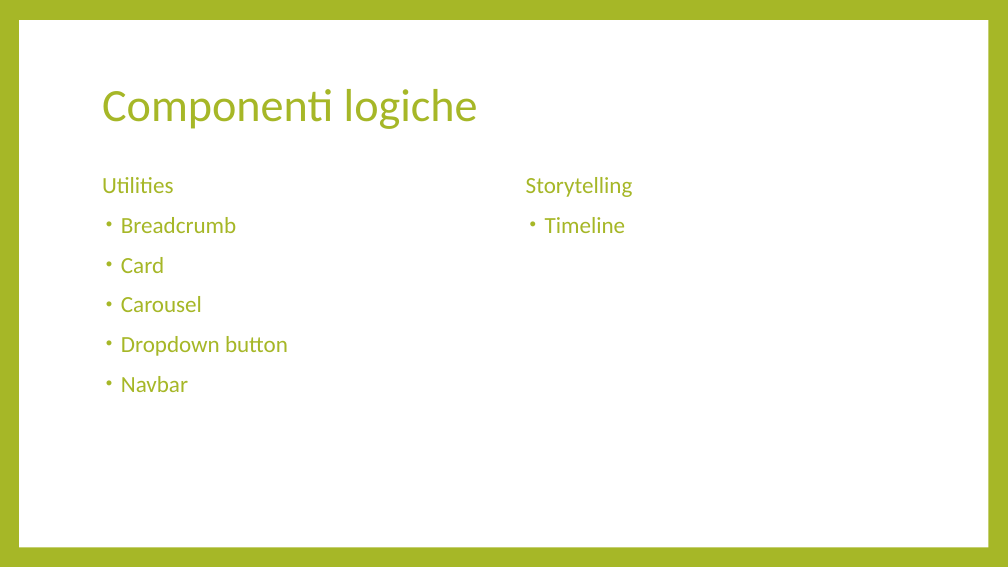
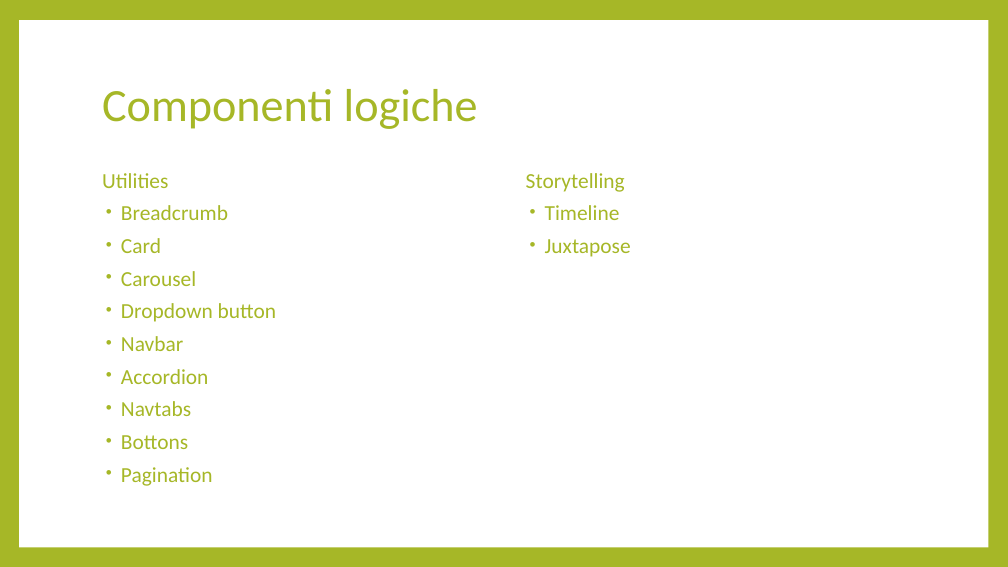
Before and after one commit to chiaradeguio/progetto-dhch, a slide deck: slide 3 of GrandeGuerraPrealpiVicentine.pptx. Drawn at 1008x567 pixels with LibreOffice and Linux fonts; fonts in the diff are those of the drawing. Boxes give left, top, right and bottom in pixels: in the first picture for what was removed or moved away, otherwise in the second. Text is boxed around its words. In the diff, an @@ line names an element or a change of style, - is before the commit and + after.

```diff
--- a/GrandeGuerraPrealpiVicentine.pptx
+++ b/GrandeGuerraPrealpiVicentine.pptx
@@ text at box(102, 173, 276, 351): size 22 to 20.4 pt in "Utilities", "Breadcrumb", "Card", "Carousel" and 2 more places; line spacing 0.9 to 0.7 @@
@@ text at box(526, 173, 625, 220): size 22 to 20.4 pt in "Storytelling", "Timeline"; line spacing 0.9 to 0.7 @@
@@ text at box(545, 239, 631, 257): paragraph added @@
+• Juxtapose
@@ text at box(121, 369, 213, 486): paragraphs added @@
+• Accordion
+• Navtabs
+• Bottons
+• Pagination
```
